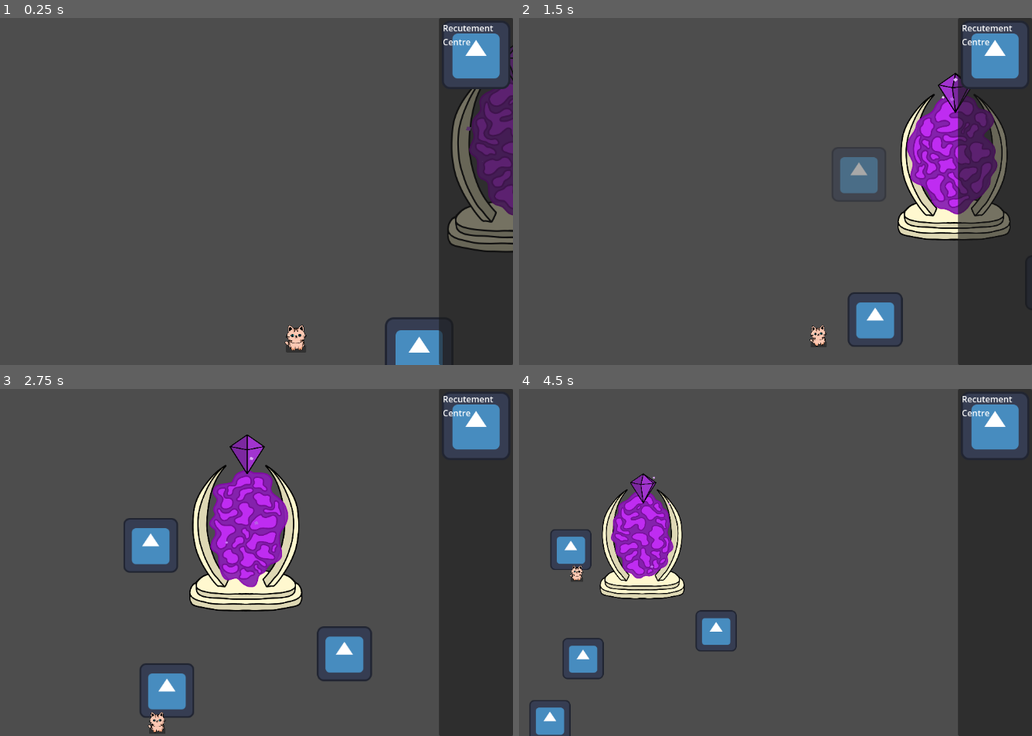
Above: before the commit, frames 1-4 (two rows, left to right).
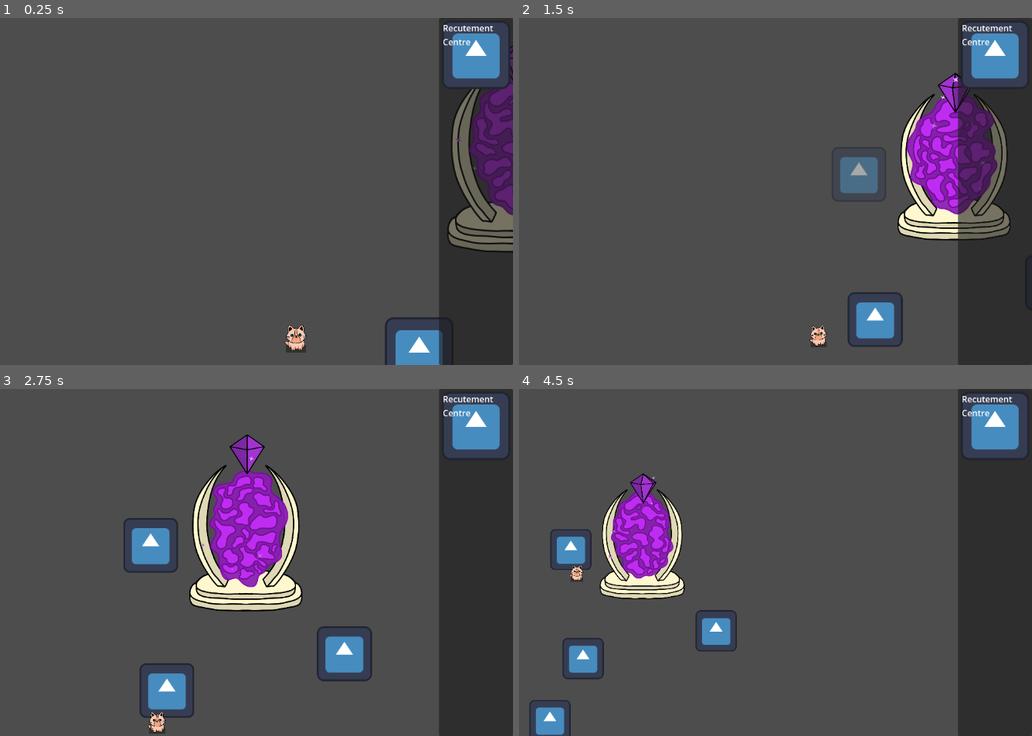
Above: after the commit, the same moments.

Repository: CiaranWoodward/LD55
Game: Godot game, scene res://Map/GameMap.tscn
Same seed, same stepped clock (60 frames per second), same inputs: the game is played once before the commit and once after it. The engine's default icon, where the game draws it, is replaced by a stand-in: a white triangle on a blue panel in a dark square.
Inputs (mouse positions are in pixels of both pictures, inside the frame that each line leads up to):
- Up to frame 1 (0.25 s): no input
- Up to frame 2 (1.5 s): click "Recutement Centre" at 0.5 s; move the mouse to (857, 174) at 1.27 s; hold Right (ui_right) from 1.28 s (still down); hold Mouse wheel down (zoom_in) from 1.28 s (still down); click (857, 174) at 1.42 s
- Up to frame 3 (2.75 s): release Right (ui_right) at 2 s; release Mouse wheel down (zoom_in) at 2 s; drag from (82, 579) to (194, 690) at 2.02 s
- Up to frame 4 (4.5 s): move the mouse to (785, 486) at 2.77 s; hold Right (ui_right) 2.78-3.5 s; hold Mouse wheel down (zoom_in) 2.78-3.5 s; click (785, 486) at 2.92 s; drag from (693, 631) to (652, 545) at 3.52 s; move the mouse to (908, 614) at 4.27 s; hold Left (ui_left) from 4.28 s (still down); hold Mouse wheel down (zoom_in) from 4.28 s (still down); click (908, 614) at 4.42 s

The runs differ from the first frame. In frame 1, 0.1% of the frame differs, in the area x 55-93%, y 31-95%; in frame 2, less than 0.1%; in frame 3, less than 0.1%; in frame 4, less than 0.1%.

Commit message:
added sheep, granny and witch frames. cat eye shocc. portal sparkle

Diff:
--- a/Buildings/Portal.tscn
+++ b/Buildings/Portal.tscn
@@ -66,6 +66,7 @@
 [ext_resource type="Texture2D" uid="uid://d0xvlb5drsr1u" path="res://Graphics/Buildings/Portal/Gem0007.png" id="63_08hbd"]
 [ext_resource type="Texture2D" uid="uid://cgyrnkcb8pf0t" path="res://Graphics/Buildings/Portal/Gem0008.png" id="64_vypmy"]
 [ext_resource type="Texture2D" uid="uid://btdmeluigxgwk" path="res://Graphics/Buildings/Portal/Gem0009.png" id="65_us73e"]
+[ext_resource type="Texture2D" uid="uid://bvxx0b0qdskso" path="res://Graphics/Buildings/Sparkle0000.png" id="66_6f8kt"]
 
 [sub_resource type="SpriteFrames" id="SpriteFrames_ptbaa"]
 animations = [{
@@ -524,8 +525,7 @@
 }
 
 [sub_resource type="Curve" id="Curve_erdwe"]
-max_value = 20.0
-_data = [Vector2(0, 0), 0.0, 0.0, 0, 0, Vector2(0.129213, 20), 0.0, 0.0, 0, 0, Vector2(0.466292, 0), 0.0, 0.0, 0, 0, Vector2(0.983146, 0), 0.0, 0.0, 0, 0]
+_data = [Vector2(0, 0), 0.0, 0.0, 0, 0, Vector2(0.151685, 1), 0.0, 0.0, 0, 0, Vector2(0.466292, 0), 0.0, 0.0, 0, 0, Vector2(0.983146, 0), 0.0, 0.0, 0, 0]
 point_count = 4
 
 [sub_resource type="Gradient" id="Gradient_6va3f"]
@@ -636,6 +636,7 @@
 explosiveness = 0.5
 lifetime_randomness = 0.3
 local_coords = true
+texture = ExtResource("66_6f8kt")
 emission_shape = 3
 emission_rect_extents = Vector2(100, 100)
 gravity = Vector2(0, 0)
@@ -652,6 +653,7 @@
 explosiveness = 0.5
 lifetime_randomness = 0.3
 local_coords = true
+texture = ExtResource("66_6f8kt")
 emission_shape = 3
 emission_rect_extents = Vector2(100, 100)
 gravity = Vector2(0, 0)
@@ -668,6 +670,7 @@
 explosiveness = 0.5
 lifetime_randomness = 0.3
 local_coords = true
+texture = ExtResource("66_6f8kt")
 emission_shape = 3
 emission_rect_extents = Vector2(100, 100)
 gravity = Vector2(0, 0)
@@ -694,16 +697,18 @@
 color_initial_ramp = SubResource("Gradient_q6o3s")
 
 [node name="SparkleMain" type="CPUParticles2D" parent="Graphic"]
-position = Vector2(0, -224)
+position = Vector2(0, -188)
 scale = Vector2(0.8, 0.7)
-lifetime = 1.8
+amount = 12
+lifetime = 2.5
 preprocess = 1.0
 speed_scale = 0.8
 explosiveness = 0.1
 lifetime_randomness = 0.4
 local_coords = true
+texture = ExtResource("66_6f8kt")
 emission_shape = 3
-emission_rect_extents = Vector2(250, 400)
+emission_rect_extents = Vector2(300, 350)
 gravity = Vector2(0, 0)
 angular_velocity_min = -200.0
 angular_velocity_max = 200.0
--- a/Characters/BaseCharacter.gd
+++ b/Characters/BaseCharacter.gd
@@ -69,7 +69,8 @@
 		_new_pickup_tween()
 		_pick_up_tween.parallel().tween_property($Graphic, "position", Vector2(0, -pickup_height), 0.2)
 		_pick_up_tween.parallel().tween_property($Graphic, "scale", Vector2(0.9,1.1), 0.2)
-		_pick_up_tween.parallel().tween_property($Graphic/Walk, "speed_scale", 1.8, 0.2)
+		_pick_up_tween.parallel().tween_property($Graphic/Walk, "speed_scale", 2, 0.2)
+		_pick_up_tween.parallel().tween_property($Graphic/Character/Shocc, "visible", true, 0.2)
 		_pick_up_tween.parallel().tween_property(self, "_pickup_offset", Vector2(0, pickup_height + head_height), 0.2)
 		_pick_up_tween.parallel().tween_property($Shadow, "scale", Vector2(0.8,0.8), 0.2)
 
@@ -87,6 +88,7 @@
 	_pick_up_tween.tween_property(get_node("Graphic"), "position", Vector2.ZERO, 0.2)
 	_pick_up_tween.parallel().tween_property($Graphic, "scale", Vector2(1,1), 0.2)
 	_pick_up_tween.parallel().tween_property($Graphic/Walk, "speed_scale", 1, 0.2)
+	_pick_up_tween.parallel().tween_property($Graphic/Character/Shocc, "visible", false, 0.2)
 	_pick_up_tween.parallel().tween_property(self, "_pickup_offset", Vector2.ZERO, 0.2)
 	_pick_up_tween.parallel().tween_property($Shadow, "scale", Vector2(1,1), 0.2)
 	collision_layer = _stashed_collision_layer
--- a/Characters/Cat.tscn
+++ b/Characters/Cat.tscn
@@ -12,6 +12,7 @@
 [ext_resource type="Texture2D" uid="uid://1txvuatbchsu" path="res://Graphics/Characters/Cat/Face10000.png" id="9_50mfe"]
 [ext_resource type="Texture2D" uid="uid://llxwwg3bh65u" path="res://Graphics/Characters/Cat/Face20000.png" id="10_ohnrv"]
 [ext_resource type="Texture2D" uid="uid://besffbyq2c607" path="res://Graphics/Characters/Cat/Face30000.png" id="11_wmrdi"]
+[ext_resource type="Texture2D" uid="uid://03rlhkm0tg2e" path="res://Graphics/Characters/Cat/Shocc0000.png" id="12_aj51s"]
 
 [sub_resource type="SpriteFrames" id="SpriteFrames_0egkn"]
 animations = [{
@@ -61,6 +62,57 @@
 "speed": 5.0
 }]
 
+[sub_resource type="Animation" id="Animation_521pv"]
+length = 0.001
+tracks/0/type = "value"
+tracks/0/imported = false
+tracks/0/enabled = true
+tracks/0/path = NodePath("Character:scale")
+tracks/0/interp = 1
+tracks/0/loop_wrap = true
+tracks/0/keys = {
+"times": PackedFloat32Array(0),
+"transitions": PackedFloat32Array(1),
+"update": 0,
+"values": [Vector2(0.216, 0.216)]
+}
+tracks/1/type = "value"
+tracks/1/imported = false
+tracks/1/enabled = true
+tracks/1/path = NodePath("Character:rotation")
+tracks/1/interp = 1
+tracks/1/loop_wrap = true
+tracks/1/keys = {
+"times": PackedFloat32Array(0),
+"transitions": PackedFloat32Array(1),
+"update": 0,
+"values": [0.0]
+}
+tracks/2/type = "value"
+tracks/2/imported = false
+tracks/2/enabled = true
+tracks/2/path = NodePath("Character:position")
+tracks/2/interp = 1
+tracks/2/loop_wrap = true
+tracks/2/keys = {
+"times": PackedFloat32Array(0),
+"transitions": PackedFloat32Array(1),
+"update": 0,
+"values": [Vector2(0, 0)]
+}
+tracks/3/type = "value"
+tracks/3/imported = false
+tracks/3/enabled = true
+tracks/3/path = NodePath("Character/Paws:rotation")
+tracks/3/interp = 1
+tracks/3/loop_wrap = true
+tracks/3/keys = {
+"times": PackedFloat32Array(0),
+"transitions": PackedFloat32Array(1),
+"update": 0,
+"values": [0.0]
+}
+
 [sub_resource type="Animation" id="Animation_fop5h"]
 resource_name = "Walk"
 length = 0.4
@@ -69,7 +121,7 @@
 tracks/0/type = "value"
 tracks/0/imported = false
 tracks/0/enabled = true
-tracks/0/path = NodePath("Cat:scale")
+tracks/0/path = NodePath("Character:scale")
 tracks/0/interp = 1
 tracks/0/loop_wrap = true
 tracks/0/keys = {
@@ -81,7 +133,7 @@
 tracks/1/type = "value"
 tracks/1/imported = false
 tracks/1/enabled = true
-tracks/1/path = NodePath("Cat:rotation")
+tracks/1/path = NodePath("Character:rotation")
 tracks/1/interp = 1
 tracks/1/loop_wrap = true
 tracks/1/keys = {
@@ -93,7 +145,7 @@
 tracks/2/type = "value"
 tracks/2/imported = false
 tracks/2/enabled = true
-tracks/2/path = NodePath("Cat:position")
+tracks/2/path = NodePath("Character:position")
 tracks/2/interp = 1
 tracks/2/loop_wrap = true
 tracks/2/keys = {
@@ -105,7 +157,7 @@
 tracks/3/type = "value"
 tracks/3/imported = false
 tracks/3/enabled = true
-tracks/3/path = NodePath("Cat/Paws:rotation")
+tracks/3/path = NodePath("Character/Paws:rotation")
 tracks/3/interp = 1
 tracks/3/loop_wrap = true
 tracks/3/keys = {
@@ -115,57 +167,6 @@
 "values": [0.0, 0.0349066, -0.0349066, 0.0]
 }
 
-[sub_resource type="Animation" id="Animation_521pv"]
-length = 0.001
-tracks/0/type = "value"
-tracks/0/imported = false
-tracks/0/enabled = true
-tracks/0/path = NodePath("Cat:scale")
-tracks/0/interp = 1
-tracks/0/loop_wrap = true
-tracks/0/keys = {
-"times": PackedFloat32Array(0),
-"transitions": PackedFloat32Array(1),
-"update": 0,
-"values": [Vector2(0.216, 0.216)]
-}
-tracks/1/type = "value"
-tracks/1/imported = false
-tracks/1/enabled = true
-tracks/1/path = NodePath("Cat:rotation")
-tracks/1/interp = 1
-tracks/1/loop_wrap = true
-tracks/1/keys = {
-"times": PackedFloat32Array(0),
-"transitions": PackedFloat32Array(1),
-"update": 0,
-"values": [0.0]
-}
-tracks/2/type = "value"
-tracks/2/imported = false
-tracks/2/enabled = true
-tracks/2/path = NodePath("Cat:position")
-tracks/2/interp = 1
-tracks/2/loop_wrap = true
-tracks/2/keys = {
-"times": PackedFloat32Array(0),
-"transitions": PackedFloat32Array(1),
-"update": 0,
-"values": [Vector2(0, 0)]
-}
-tracks/3/type = "value"
-tracks/3/imported = false
-tracks/3/enabled = true
-tracks/3/path = NodePath("Cat/Paws:rotation")
-tracks/3/interp = 1
-tracks/3/loop_wrap = true
-tracks/3/keys = {
-"times": PackedFloat32Array(0),
-"transitions": PackedFloat32Array(1),
-"update": 0,
-"values": [0.0]
-}
-
 [sub_resource type="AnimationLibrary" id="AnimationLibrary_jveit"]
 _data = {
 "RESET": SubResource("Animation_521pv"),
@@ -179,7 +180,7 @@
 tracks/0/type = "value"
 tracks/0/imported = false
 tracks/0/enabled = true
-tracks/0/path = NodePath("Cat/Face:modulate")
+tracks/0/path = NodePath("Character/Face:modulate")
 tracks/0/interp = 1
 tracks/0/loop_wrap = true
 tracks/0/keys = {
@@ -194,7 +195,7 @@
 tracks/0/type = "value"
 tracks/0/imported = false
 tracks/0/enabled = true
-tracks/0/path = NodePath("Cat/Face:modulate")
+tracks/0/path = NodePath("Character/Face:modulate")
 tracks/0/interp = 1
 tracks/0/loop_wrap = true
 tracks/0/keys = {
@@ -223,46 +224,48 @@
 
 [node name="Graphic" type="Node2D" parent="."]
 
-[node name="Cat" type="Node2D" parent="Graphic"]
+[node name="Character" type="Node2D" parent="Graphic"]
 scale = Vector2(0.216, 0.216)
 
-[node name="Body" type="Sprite2D" parent="Graphic/Cat"]
+[node name="Body" type="Sprite2D" parent="Graphic/Character"]
 self_modulate = Color(0.996078, 0.784314, 0.698039, 1)
 position = Vector2(-1.81899e-12, 0)
-scale = Vector2(1, 1)
 texture = ExtResource("2_5t0ds")
 offset = Vector2(-6.88299, -1.51863)
 
-[node name="Paws" type="Sprite2D" parent="Graphic/Cat"]
+[node name="Paws" type="Sprite2D" parent="Graphic/Character"]
 self_modulate = Color(0.94902, 0.647059, 0.494118, 1)
 position = Vector2(-1.15166e-12, 1.83435)
-scale = Vector2(1, 1)
 texture = ExtResource("3_wi1yw")
 offset = Vector2(-6.88299, -1.51863)
 
-[node name="Head" type="AnimatedSprite2D" parent="Graphic/Cat"]
+[node name="Head" type="AnimatedSprite2D" parent="Graphic/Character"]
 self_modulate = Color(0.996078, 0.784314, 0.698039, 1)
 position = Vector2(-1.81899e-12, 0)
 rotation = 0.00294748
-scale = Vector2(1, 1)
 sprite_frames = SubResource("SpriteFrames_0egkn")
-offset = Vector2(-6.88299, -1.51863)
-
-[node name="Pattern" type="AnimatedSprite2D" parent="Graphic/Cat"]
+frame = 1
+offset = Vector2(-6.88299, -1.51863)
+
+[node name="Pattern" type="AnimatedSprite2D" parent="Graphic/Character"]
 self_modulate = Color(0.94902, 0.647059, 0.494118, 1)
 position = Vector2(-1.81899e-12, 0)
-scale = Vector2(1, 1)
 sprite_frames = SubResource("SpriteFrames_yqne0")
-frame = 1
-offset = Vector2(-6.88299, -1.51863)
-
-[node name="Face" type="AnimatedSprite2D" parent="Graphic/Cat"]
+offset = Vector2(-6.88299, -1.51863)
+
+[node name="Face" type="AnimatedSprite2D" parent="Graphic/Character"]
 modulate = Color(0.792157, 0.792157, 0.792157, 1)
 self_modulate = Color(0, 0.780392, 0.862745, 1)
 position = Vector2(-1.81899e-12, 0)
-scale = Vector2(1, 1)
 sprite_frames = SubResource("SpriteFrames_ti2xj")
 offset = Vector2(-6.88299, -1.51863)
+
+[node name="Shocc" type="Sprite2D" parent="Graphic/Character"]
+visible = false
+self_modulate = Color(0, 0.780392, 0.862745, 1)
+position = Vector2(-8.42592, -4.62963)
+scale = Vector2(1.09433, 1)
+texture = ExtResource("12_aj51s")
 
 [node name="Walk" type="AnimationPlayer" parent="Graphic"]
 libraries = {
Not shown: 1 places in Buildings/Portal.tscn that only renumber resources
Not shown: 1 places in Characters/Cat.tscn that only renumber resources
Binary file added: Graphics/Buildings/Sparkle0000.png
Not shown, added: Graphics/Buildings/Sparkle0000.png.import
Binary file changed: Graphics/Characters/Cat/Face10000.png
Binary file changed: Graphics/Characters/Cat/Head20000.png
Binary file added: Graphics/Characters/Cat/Shocc0000.png
Not shown, added: Graphics/Characters/Cat/Shocc0000.png.import
Binary file added: Graphics/Characters/Demon/Demon0000.png
Not shown, added: Graphics/Characters/Demon/Demon0000.png.import
Binary file added: Graphics/Characters/Demon/Fur0000.png
Not shown, added: Graphics/Characters/Demon/Fur0000.png.import
(and 38 more such lines)
